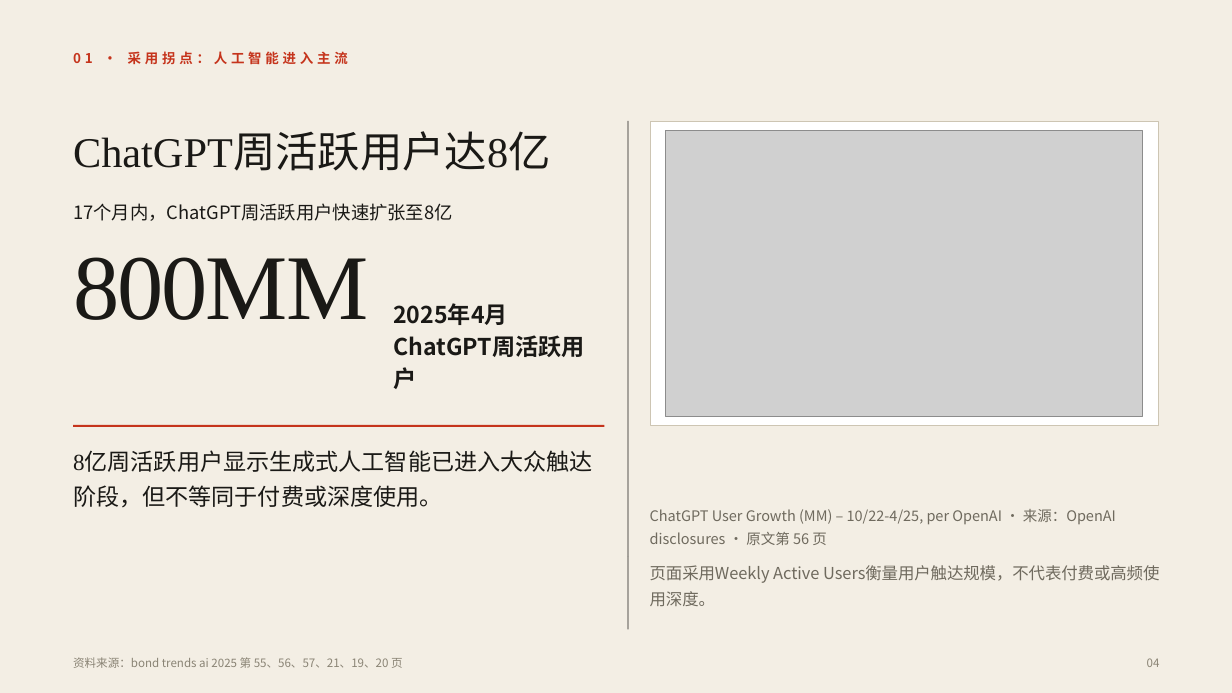
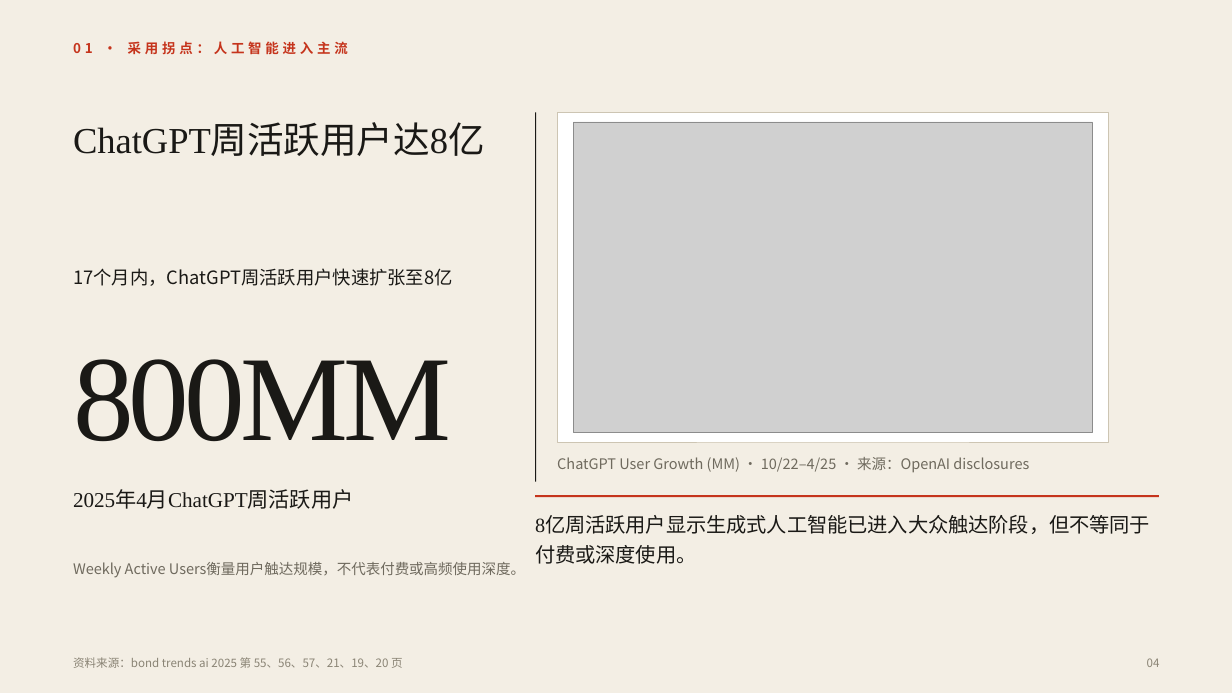
Before and after one commit to Liyilin66/ppt-agent, a slide deck: slide 4 of eval/results/scale-bond-100.pptx. Drawn at 1232x693 pixels with LibreOffice and Linux fonts; fonts in the diff are those of the drawing; grey boxes stand for pictures. Boxes give left, top, right and bottom in pixels: in the first picture for what was removed or moved away, otherwise in the second. Text is boxed around its words. In the diff, an @@ line names an element or a change of style, - is before the commit and + after.

```diff
--- a/eval/results/scale-bond-100.pptx
+++ b/eval/results/scale-bond-100.pptx
@@ text "01 · 采用拐点：人工智能进入主流": place and size @@
-text "01 · 采用拐点：人工智能进入主流" at box(73, 51, 348, 64)
+text "01 · 采用拐点：人工智能进入主流" at box(73, 41, 348, 54)
@@ text "ChatGPT周活跃用户达8亿": place and size @@
-text "ChatGPT周活跃用户达8亿" at box(73, 134, 551, 171)
+text "ChatGPT周活跃用户达8亿" at box(73, 125, 485, 156)
@@ text "ChatGPT周活跃用户达8亿" at box(73, 125, 485, 156): size 33 to 28.5 pt; line spacing 43.6pt to 37.6pt @@
@@ rectangle: place and size @@
-rectangle at box(628, 121, 628, 557)
+rectangle at box(535, 113, 536, 482)
@@ rectangle: place and size @@
-rectangle at box(651, 121, 1159, 425)
+rectangle at box(558, 113, 1109, 442)
@@ picture: place and size @@
-picture at box(666, 130, 1143, 416)
+picture at box(574, 122, 1093, 433)
@@ text "17个月内，ChatGPT周活跃用户快速扩张至8亿": place and size @@
-text "17个月内，ChatGPT周活跃用户快速扩张至8亿" at box(73, 203, 453, 221)
+text "17个月内，ChatGPT周活跃用户快速扩张至8亿" at box(73, 268, 453, 286)
@@ text "17个月内，ChatGPT周活跃用户快速扩张至8亿" at box(73, 268, 453, 286): line spacing 23.5pt to 22.1pt @@
@@ text "800MM": place and size @@
-text "800MM" at box(73, 257, 368, 320)
+text "800MM" at box(73, 359, 452, 441)
@@ text "800MM" at box(73, 359, 452, 441): size 72 to 94.5 pt, letter spacing -1.5 to -3.8 pt; line spacing 80.6pt to 102.1pt @@
@@ text at box(557, 457, 1029, 473): text changed @@
-ChatGPT User Growth (MM) – 10/22-4/25, per OpenAI · 来源：OpenAI disclosures · 原文第 56 页
+ChatGPT User Growth (MM) · 10/22–4/25 · 来源：OpenAI disclosures
@@ text "ChatGPT User Growth (MM) · ..." at box(557, 457, 1029, 473): vertical alignment top to middle @@
@@ text "2025年4月ChatGPT周活跃用户": place and size @@
-text "2025年4月ChatGPT周活跃用户" at box(394, 296, 607, 360)
+text "2025年4月ChatGPT周活跃用户" at box(73, 491, 353, 509)
@@ text "2025年4月ChatGPT周活跃用户" at box(73, 491, 353, 509): size 18 to 16.5 pt, font Noto Sans CJK SC to Times New Roman, bold off; line spacing 25.2pt to 23.9pt; vertical alignment top to middle @@
@@ text "8亿周活跃用户显示生成式人工智能已进入大众触达阶段，但不等同于付费或深度使用。": place and size @@
-text "8亿周活跃用户显示生成式人工智能已进入大众触达阶段，但不等同于付费或深度使用。" at box(73, 485, 443, 508)
+text "8亿周活跃用户显示生成式人工智能已进入大众触达阶段，但不等同于付费或深度使用。" at box(535, 516, 1150, 564)
@@ text "8亿周活跃用户显示生成式人工智能已进入大众触达阶段，但不等同于付费或深度使用。" at box(535, 516, 1150, 564): size 18 to 15.8 pt; line spacing 27pt to 23.6pt @@
@@ rectangle: place and size @@
-rectangle at box(73, 425, 604, 427)
+rectangle at box(535, 495, 1159, 497)
@@ text at box(73, 562, 525, 578): text changed; size 12.8 to 11.2 pt @@
-页面采用Weekly Active Users衡量用户触达规模，不代表付费或高频使用深度。
+Weekly Active Users衡量用户触达规模，不代表付费或高频使用深度。
@@ rectangle removed at box(628, 557, 628, 630) @@
```
Also in this commit, not shown: 66 other slides changed, 1 slide added, 2 slides removed, 5 other files.
